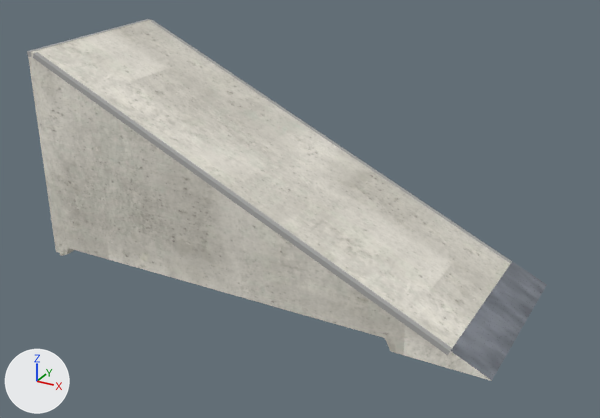
The glTF model public/katalog/modelle/bank-150.gltf as it was, and as the next commit left it.
Rendered twice from a 50 mm camera at (2.55, -4.51, 2.73) aimed at (0.06, 0.02, 0.46). Lighting does not change. The marker at lower left points along +X, +Y and +Z. The older version comes first. Vertices at exactly the same position are counted once.

Before the edit, the objects in view are built like this:
```python
ob_sk0516_bank_150_001 = bpy.data.objects.new('SK0516_Bank_150.001', me_sk0516_bank_150_001)
ob_sk0516_bank_150_001.location = (0.0, 0.0, 0.0)
```
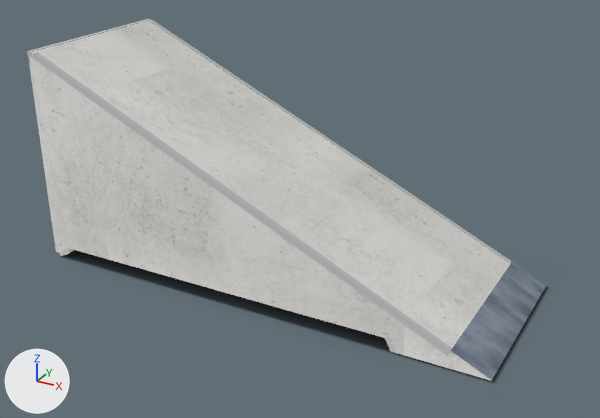
Pixel boxes [x1, y1, x2, y2] of what changed, in the pictures (600 x 418 px; the box of a moved part takes in the faces that stretch with it):
'SK0516_Bank_150.001', surface changed
    both: [27, 19, 547, 381]
'Schatten', added
    after: [61, 250, 548, 383]
part 1 of me_sk0516_bank_150_001, moved or reshaped
    both: [63, 248, 74, 255]
part 2 of me_sk0516_bank_150_001, surface changed
    both: [27, 19, 492, 292]

The change, as a diff of the scene's bpy script:
```diff
--- a/public/katalog/modelle/bank-150.gltf.py
+++ b/public/katalog/modelle/bank-150.gltf.py
@@ img_bank_150_licht @@
+img_bank_150_licht = load_image('bank-150_licht', 'texturen/bank-150_licht.jpg', 2048, 2048, 'sRGB')
@@ img_bank_150_schatten @@
+img_bank_150_schatten = load_image('bank-150_schatten', 'texturen/bank-150_schatten.png', 274, 145, 'sRGB')
@@ mat_beton_web_029 @@
 mat_beton_web_029 = bpy.data.materials.new('Beton_web.029')
-# nodes: BsdfPrincipled, NormalMap, OutputMaterial, TexImage x2, UVMap x2
-# uses the picture img_bank_150_farbe
-# uses the picture img_bank_150_normal
+# nodes: BsdfTransparent, Emission, LightPath, MixShader, OutputMaterial, TexImage, UVMap
+# uses the picture img_bank_150_licht
@@ mat_stahl_web_023 @@
 mat_stahl_web_023 = bpy.data.materials.new('Stahl_web.023')
-# nodes: BsdfPrincipled, NormalMap, OutputMaterial, TexImage x2, UVMap x2
-# uses the picture img_bank_150_farbe
-# uses the picture img_bank_150_normal
+# nodes: BsdfTransparent, Emission, LightPath, MixShader, OutputMaterial, TexImage, UVMap
+# uses the picture img_bank_150_licht
@@ mat_kantenwinkel_web_018 @@
 mat_kantenwinkel_web_018 = bpy.data.materials.new('Kantenwinkel_web.018')
-# nodes: BsdfPrincipled, NormalMap, OutputMaterial, TexImage x2, UVMap x2
-# uses the picture img_bank_150_farbe
-# uses the picture img_bank_150_normal
+# nodes: BsdfTransparent, Emission, LightPath, MixShader, OutputMaterial, TexImage, UVMap
+# uses the picture img_bank_150_licht
@@ mat_schatten_027 @@
+mat_schatten_027 = bpy.data.materials.new('Schatten.027')
+# uses the picture img_bank_150_schatten
@@ me_sk0516_bank_150_001 @@
 me_sk0516_bank_150_001.from_pydata(...)  # 122 vertices, 99 faces; spans x -1.63..1.63, y -0.63..0.63, z -0.01..1.48
 # used by ob_sk0516_bank_150_001; location = (0.0, 0.0, 0.0)
+# me_sk0516_bank_150_001 part 1
+# 11 faces are deleted
+# 11 new faces join them, mat_beton_web_029
+# me_sk0516_bank_150_001 part 2: 32 kept faces spanning x -1.63..1.63, y -0.63..0.63, z 0.0..1.48 get new texture (UV) coordinates
 me_sk0516_bank_150_001.materials.append(mat_beton_web_029)
@@ me_schatten @@
+me_schatten.from_pydata(...)  # 4 vertices, 2 faces; spans x -1.64..1.71, y -0.75..1.03, z -0.01
+me_schatten.materials.append(mat_schatten_027)
@@ ob_schatten @@
+ob_schatten = bpy.data.objects.new('Schatten', me_schatten)
+ob_schatten.location = (0.0, 0.0, 0.0)
```
